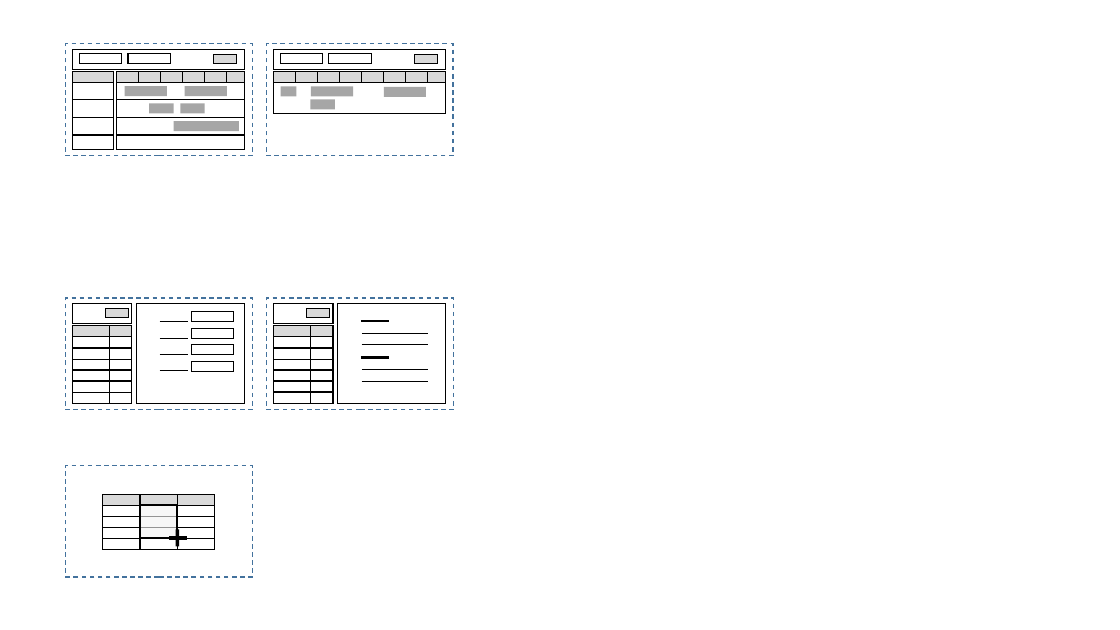
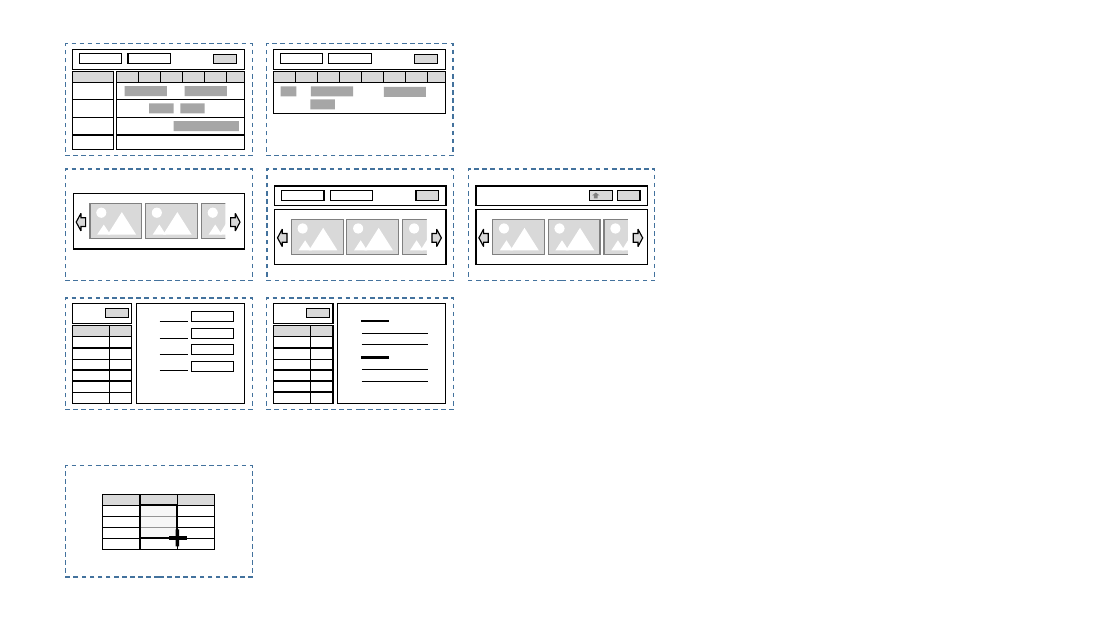
Before and after one commit to ExFace/Core, a slide deck: slide 5 of Docs/documentation/uxon_presets.pptx. Drawn at 1120x630 pixels with LibreOffice and Linux fonts; fonts in the diff are those of the drawing. Boxes give left, top, right and bottom in pixels: in the first picture for what was removed or moved away, otherwise in the second. Text is boxed around its words. In the diff, an @@ line names an element or a change of style, - is before the commit and + after.

```diff
--- a/Docs/documentation/uxon_presets.pptx
+++ b/Docs/documentation/uxon_presets.pptx
@@ rectangle added at bbox=[66, 169, 252, 281], outline #43739E 1 pt dashed @@
@@ rectangle added at bbox=[267, 169, 454, 281], outline #43739E 1 pt dashed @@
@@ rectangle added at bbox=[469, 169, 655, 281], outline #43739E 1 pt dashed @@
@@ rectangle added at bbox=[73, 193, 245, 249], outline #000000 1 pt @@
@@ rectangle added at bbox=[225, 197, 257, 246], fill #FFFFFF @@
@@ rectangle added at bbox=[275, 209, 446, 265], outline #000000 1 pt @@
@@ rectangle added at bbox=[275, 187, 446, 207], fill #FFFFFF, outline #000000 1 pt @@
@@ rectangle added at bbox=[281, 191, 323, 201], fill #FFFFFF, outline #000000 1 pt @@
@@ rectangle added at bbox=[330, 191, 372, 201], fill #FFFFFF, outline #000000 1 pt @@
@@ rectangle added at bbox=[416, 191, 439, 200], fill #D9D9D9, outline #000000 1 pt @@
@@ rectangle added at bbox=[476, 209, 648, 265], outline #000000 1 pt @@
@@ rectangle added at bbox=[476, 187, 648, 207], fill #FFFFFF, outline #000000 1 pt @@
@@ rectangle added at bbox=[590, 191, 613, 200], fill #D9D9D9, outline #000000 1 pt @@
@@ up arrow added at bbox=[592, 192, 600, 198], fill #808080 @@
@@ rectangle added at bbox=[618, 191, 640, 200], fill #D9D9D9, outline #000000 1 pt @@
@@ down arrow added at bbox=[76, 213, 86, 231], fill #D9D9D9, outline #000000 1 pt @@
@@ group added at bbox=[90, 204, 142, 239]: 2 triangles, 1 rectangle, 1 ellipse @@
@@ group added at bbox=[145, 204, 197, 239]: 2 triangles, 1 rectangle, 1 ellipse @@
@@ group added at bbox=[202, 204, 254, 239]: 2 triangles, 1 rectangle, 1 ellipse @@
@@ down arrow added at bbox=[231, 213, 240, 231], fill #D9D9D9, outline #000000 1 pt @@
@@ down arrow added at bbox=[278, 229, 287, 247], fill #D9D9D9, outline #000000 1 pt @@
@@ group added at bbox=[292, 219, 344, 254]: 2 triangles, 1 rectangle, 1 ellipse @@
@@ group added at bbox=[347, 219, 399, 254]: 2 triangles, 1 rectangle, 1 ellipse @@
@@ group added at bbox=[402, 219, 455, 254]: 2 triangles, 1 rectangle, 1 ellipse @@
@@ rectangle added at bbox=[427, 213, 459, 262], fill #FFFFFF @@
@@ down arrow added at bbox=[432, 229, 441, 247], fill #D9D9D9, outline #000000 1 pt @@
@@ down arrow added at bbox=[479, 229, 488, 247], fill #D9D9D9, outline #000000 1 pt @@
@@ group added at bbox=[493, 219, 545, 254]: 2 triangles, 1 rectangle, 1 ellipse @@
@@ group added at bbox=[549, 219, 601, 254]: 2 triangles, 1 rectangle, 1 ellipse @@
@@ group added at bbox=[604, 219, 656, 254]: 2 triangles, 1 rectangle, 1 ellipse @@
@@ rectangle added at bbox=[628, 213, 660, 262], fill #FFFFFF @@
@@ down arrow added at bbox=[634, 229, 643, 247], fill #D9D9D9, outline #000000 1 pt @@
```
Also in this commit, not shown: 14 other files.
